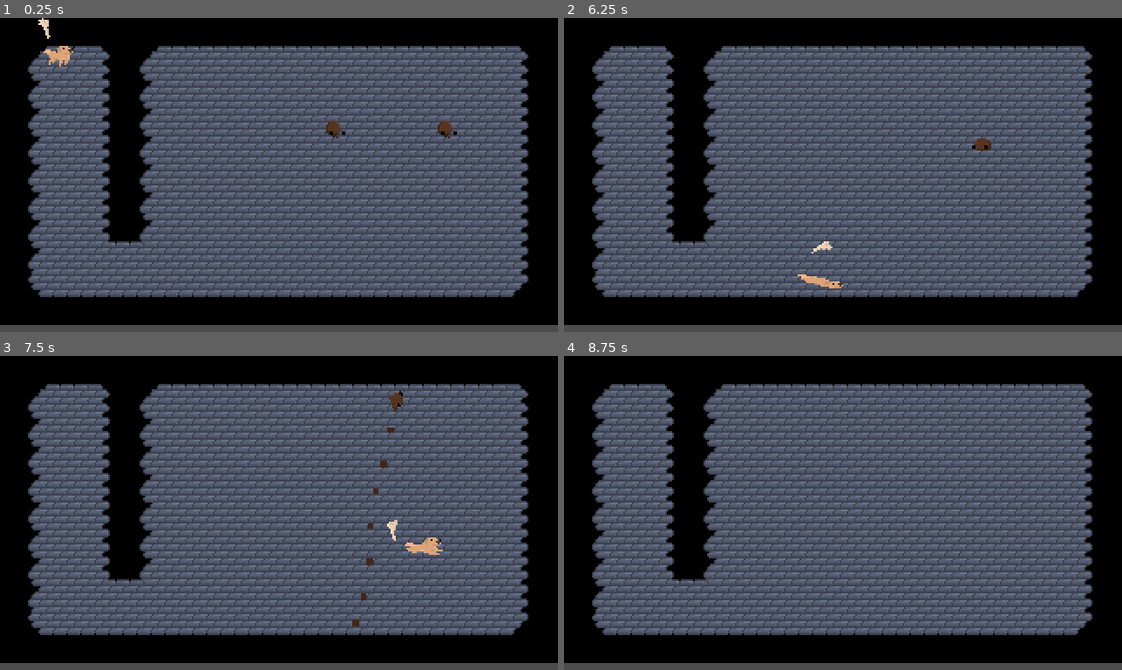
Above: before the commit, frames 1-4 (two rows, left to right).
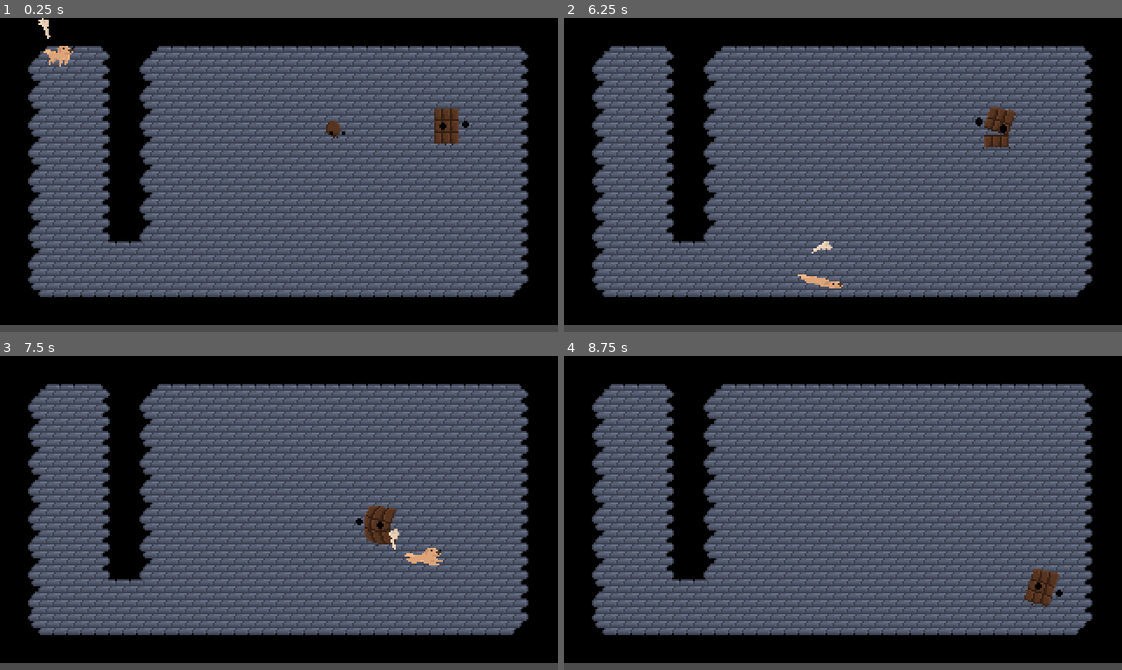
Above: after the commit, the same moments.

Repository: 3k2ng/dog-puff-pensive
Game: Godot game, scene res://scenes/demo_tung.tscn
The game is run twice, just before and just after one commit, with the same random seed, the same clock (stepped at 60 frames per second) and the same inputs. The project has no main scene, so this scene is started directly.
Inputs (mouse positions are in pixels of both pictures, inside the frame that each line leads up to):
- Up to frame 1 (0.25 s): no input
- Up to frame 2 (6.25 s): move the mouse to (965, 159) at 0.52 s; hold D (move_right) 0.53-1.28 s; click (965, 159) at 0.6 s; move the mouse to (731, 190) at 1.27 s; hold S (move_down) 1.28-2.03 s; right-click (731, 190) at 1.35 s; click (731, 190) at 1.55 s; move the mouse to (898, 105) at 2.02 s; hold D (move_right) 2.03-2.78 s; click (898, 105) at 2.1 s; move the mouse to (815, 237) at 2.77 s; hold W (move_up) 2.78-3.53 s; click (815, 237) at 2.85 s; move the mouse to (1010, 222) at 3.52 s; hold A (move_left) 3.53-5.03 s; right-click (1010, 222) at 3.6 s; click (1010, 222) at 3.8 s; move the mouse to (675, 127) at 4.27 s; click (675, 127) at 4.35 s; move the mouse to (870, 175) at 5.02 s; hold S (move_down) 5.03-5.78 s; click (870, 175) at 5.1 s; move the mouse to (759, 96) at 5.77 s; hold D (move_right) from 5.78 s (still down); right-click (759, 96) at 5.85 s; click (759, 96) at 6.05 s
- Up to frame 3 (7.5 s): move the mouse to (401, 497) at 6.52 s; release D (move_right) at 6.53 s; hold W (move_up) 6.53-7.28 s; click (401, 497) at 6.6 s; move the mouse to (167, 528) at 7.27 s; hold D (move_right) from 7.28 s (still down); click (167, 528) at 7.35 s
- Up to frame 4 (8.75 s): move the mouse to (898, 443) at 8.02 s; release D (move_right) at 8.03 s; hold S (move_down) from 8.03 s (still down); right-click (898, 443) at 8.1 s; click (898, 443) at 8.3 s

The runs differ from the first frame. In frame 1, 0.5% of the frame differs, in the area x 77-85%, y 28-41%; in frame 2, 0.6%; in frame 3, 1.2%, in the area x 63-80%, y 11-87%; in frame 4, 0.5%.

Commit message:
add sounds

Diff:
--- a/objects/enemies/choco_bar.tscn
+++ b/objects/enemies/choco_bar.tscn
@@ -320,7 +320,7 @@
 
 [sub_resource type="Animation" id=6]
 resource_name = "melee_attack"
-length = 0.6
+length = 0.8
 tracks/0/type = "value"
 tracks/0/path = NodePath("MeleeBox/Shape:disabled")
 tracks/0/interp = 1
@@ -328,7 +328,7 @@
 tracks/0/imported = false
 tracks/0/enabled = true
 tracks/0/keys = {
-"times": PoolRealArray( 0, 0.35, 0.5 ),
+"times": PoolRealArray( 0, 0.4, 0.6 ),
 "transitions": PoolRealArray( 1, 1, 1 ),
 "update": 1,
 "values": [ true, false, true ]
@@ -340,7 +340,7 @@
 tracks/1/imported = false
 tracks/1/enabled = true
 tracks/1/keys = {
-"times": PoolRealArray( 0, 0.6 ),
+"times": PoolRealArray( 0, 0.7 ),
 "transitions": PoolRealArray( 1, 1 ),
 "update": 1,
 "values": [ "attack", "default" ]
@@ -518,7 +518,7 @@
 use_parent_material = true
 position = Vector2( 0, -3 )
 frames = SubResource( 29 )
-frame = 1
+animation = "attack"
 __meta__ = {
 "_edit_lock_": true
 }
@@ -569,3 +569,5 @@
 anim_player = NodePath("../AnimationPlayer")
 active = true
 parameters/playback = SubResource( 52 )
+
+[node name="Audio" type="AudioStreamPlayer2D" parent="."]
--- a/objects/enemies/puff.tscn
+++ b/objects/enemies/puff.tscn
@@ -472,3 +472,5 @@
 amount = 16
 local_coords = false
 process_material = SubResource( 56 )
+
+[node name="Audio" type="AudioStreamPlayer2D" parent="."]
--- a/objects/explosion.gd
+++ b/objects/explosion.gd
@@ -1,7 +1,11 @@
 extends Area2D
+
+const EXPLOSION_SOUND = preload("res://sfxs/07-puff explode.wav")
 
 func _ready() -> void:
 	self.connect("body_entered", self, "on_body_entered")
+	$Audio.stream = EXPLOSION_SOUND
+	$Audio.play()
 
 func on_body_entered(body: Node) -> void:
 	if body.is_in_group("player"):
@@ -11,4 +15,6 @@
 
 func _process(delta: float) -> void:
 	if $Timer.is_stopped():
+		$Shape.disabled = true
+	if $Shape.disabled and $Audio.playing:
 		queue_free()
--- a/objects/explosion.tscn
+++ b/objects/explosion.tscn
@@ -15,3 +15,5 @@
 wait_time = 0.2
 one_shot = true
 autostart = true
+
+[node name="Audio" type="AudioStreamPlayer" parent="."]
--- a/objects/player.tscn
+++ b/objects/player.tscn
@@ -12,6 +12,7 @@
 [ext_resource path="res://scripts/shaders/flash.gdshader" type="Shader" id=10]
 
 [sub_resource type="ShaderMaterial" id=15]
+resource_local_to_scene = true
 shader = ExtResource( 10 )
 shader_param/flash_color = Color( 1, 1, 1, 1 )
 shader_param/flash_modifier = 0.0
@@ -518,8 +519,8 @@
 }
 
 [sub_resource type="CapsuleShape2D" id=5]
-radius = 8.61703
-height = 16.7652
+radius = 8.0
+height = 16.0
 
 [sub_resource type="Animation" id=10]
 length = 0.001
--- a/scenes/demo_tung.tscn
+++ b/scenes/demo_tung.tscn
@@ -1,8 +1,9 @@
-[gd_scene load_steps=9 format=2]
+[gd_scene load_steps=10 format=2]
 
 [ext_resource path="res://tilesets/tile autotile.tres" type="TileSet" id=1]
 [ext_resource path="res://objects/player.tscn" type="PackedScene" id=2]
 [ext_resource path="res://objects/enemies/puff.tscn" type="PackedScene" id=3]
+[ext_resource path="res://objects/enemies/choco_bar.tscn" type="PackedScene" id=4]
 [ext_resource path="res://scripts/game_field.gd" type="Script" id=6]
 [ext_resource path="res://scripts/shaders/flash.gdshader" type="Shader" id=9]
 
@@ -33,15 +34,15 @@
 tile_set = ExtResource( 1 )
 cell_size = Vector2( 16, 16 )
 format = 1
-tile_data = PoolIntArray( 0, 1, 0, 1, 1, 0, 2, 1, 0, 3, 1, 0 …(240 unchanged characters)… 5542, 0, 1, 65543, 0, 327681, 65544, 0, 327681, 65545, 0, 1, 65546, 0, 1, 65547, 0, 1, 65548, 0, 1, 65549, 0, 327681, 65550, 0, 327681, 65551, 0, 327681, 65552, 0, 1, 65553, 0, 327681, 65554, 0, 2, 65555, 1, 0, 131072, 1,  …(3096 unchanged characters)…
+tile_data = PoolIntArray( 0, 1, 0, 1, 1, 0, 2, 1, 0, 3, 1, 0 …(240 unchanged characters)… 5542, 0, 1, 65543, 0, 327681, 65544, 0, 1, 65545, 0, 1, 65546, 0, 1, 65547, 0, 1, 65548, 0, 1, 65549, 0, 327681, 65550, 0, 1, 65551, 0, 1, 65552, 0, 1, 65553, 0, 1, 65554, 0, 2, 65555, 1, 0, 131072, 1,  …(3096 unchanged characters)…
 
 [node name="Player" parent="Field" groups=["player"] instance=ExtResource( 2 )]
 material = SubResource( 3 )
 
-[node name="Puff" parent="Field" instance=ExtResource( 3 )]
-material = SubResource( 1 )
-position = Vector2( 256, 64 )
-
 [node name="Puff2" parent="Field" instance=ExtResource( 3 )]
 material = SubResource( 2 )
 position = Vector2( 192, 64 )
+
+[node name="ChocoBar" parent="Field" instance=ExtResource( 4 )]
+material = SubResource( 4 )
+position = Vector2( 256, 64 )
--- a/scripts/enemies/basic_enemy.gd
+++ b/scripts/enemies/basic_enemy.gd
@@ -1,6 +1,11 @@
 extends "res://scripts/enemies/enemy.gd"
 
 const SPLASH: PackedScene = preload("res://objects/splash.tscn")
+
+const HURT_SOUND: AudioStreamSample = preload("res://sfxs/01-chocolate hurt.wav")
+const NOTICE_SOUND: AudioStreamSample = preload("res://sfxs/02-chocolate noticing.wav")
+const SHOUTING_SOUND: AudioStreamSample = preload("res://sfxs/03-chocolate shouting.wav")
+const STOMPING_SOUND: AudioStreamSample = preload("res://sfxs/04-chocolate stomping.wav")
 
 enum {
 	IDLE,
@@ -16,6 +21,7 @@
 const CLOSEST_DIST = 16 # closest distance needed to consider arrived at last know player location
 
 const STUN_TIME = 0.1
+const ATTACK_CD = 1
 
 var direction: Vector2
 var last_known_location: Vector2 # location of player last time seen
@@ -23,6 +29,7 @@
 var target: KinematicBody2D
 var state: int
 var stun_timer: float
+var attack_timer: float
 var dead: bool
 
 onready var to_player: RayCast2D = $ToPlayer
@@ -66,12 +73,18 @@
 		else:
 			state = IDLE
 
+	if attack_timer > 0:
+		attack_timer -= delta
+
 	if target:
 		for e in get_tree().get_nodes_in_group("enemy"):
 			to_player.add_exception(e)
 			pass
 		to_player.cast_to = target.position - position
-		if anim_playback.get_current_node() == "melee_attack" or (to_player.cast_to.length() < ATTACK_RANGE and not to_player.is_colliding()):
+		if anim_playback.get_current_node() == "melee_attack" or (attack_timer <= 0 and (to_player.cast_to.length() < ATTACK_RANGE and not to_player.is_colliding())):
+			if attack_timer <= 0:
+				play_sound(STOMPING_SOUND, true)
+				attack_timer = ATTACK_CD
 			state = ATTACK
 		elif to_player.cast_to.length() > DETECTION_RANGE or to_player.is_colliding():
 			if position.distance_to(last_known_location) < CLOSEST_DIST:
@@ -81,6 +94,8 @@
 			# yes player detected
 			last_known_location = target.position
 			anim_playback.travel("notice")
+			if state != CHASE:
+				play_sound(NOTICE_SOUND, false)
 			state = CHASE
 	else:
 		get_player_as_target()
@@ -94,6 +109,7 @@
 			direction = Vector2.ZERO
 		CHASE:
 			anim_playback.travel("chase")
+			play_sound(SHOUTING_SOUND, false)
 			direction = position.direction_to(last_known_location).normalized()
 			$MeleeBox.rotation = Vector2.RIGHT.angle_to(direction)
 
@@ -108,6 +124,7 @@
 
 func hurt(dir: Vector2, damage: int) -> void:
 	$FlashPlayer.play("flash")
+	play_sound(HURT_SOUND, true)
 	state = HIT
 	stun_timer = STUN_TIME
 	velocity = dir.normalized() * 32
--- a/scripts/enemies/enemy.gd
+++ b/scripts/enemies/enemy.gd
@@ -19,3 +19,8 @@
 
 func hurt(dir: Vector2, damage: int) -> void:
 	health -= damage
+
+func play_sound(sfx: AudioStreamSample, override: bool) -> void:
+	if override or not $Audio.playing:
+		$Audio.stream = sfx
+		$Audio.play()
--- a/scripts/enemies/explode_enemy.gd
+++ b/scripts/enemies/explode_enemy.gd
@@ -2,6 +2,11 @@
 
 const SPLASH: PackedScene = preload("res://objects/splash.tscn")
 const EXPLOSION: PackedScene = preload("res://objects/explosion.tscn")
+
+const EXPLODING_SOUND: AudioStreamSample = preload("res://sfxs/08-puff fuse.wav")
+const HURT_SOUND: AudioStreamSample = preload("res://sfxs/09-puff hurt.wav")
+const NOTICE_SOUND: AudioStreamSample = preload("res://sfxs/10-puff noticing.wav")
+const SHOUTING_SOUND: AudioStreamSample = preload("res://sfxs/11-puff shouting.wav")
 
 enum {
 	IDLE,
@@ -53,6 +58,7 @@
 			anim_playback.travel("launch")
 
 	if state == LAUNCH:
+		play_sound(SHOUTING_SOUND, false)
 		return
 
 	if target:
@@ -61,6 +67,7 @@
 			pass
 		to_player.cast_to = target.position - position
 		if to_player.cast_to.length() < ATTACK_RANGE and not to_player.is_colliding():
+			play_sound(EXPLODING_SOUND, false)
 			state = ATTACK
 		elif to_player.cast_to.length() > DETECTION_RANGE or to_player.is_colliding():
 			state = IDLE
@@ -68,6 +75,8 @@
 			# yes player detected
 			last_known_location = target.position
 			anim_playback.travel("notice")
+			if state != CHASE:
+				play_sound(NOTICE_SOUND, false)
 			state = CHASE
 	else:
 		get_player_as_target()
@@ -81,6 +90,7 @@
 			direction = Vector2.ZERO
 		CHASE:
 			anim_playback.travel("chase")
+			play_sound(SHOUTING_SOUND, false)
 			direction = position.direction_to(last_known_location).normalized()
 
 func _physics_process(delta: float) -> void:
@@ -113,6 +123,7 @@
 
 func hurt(dir: Vector2, damage: int) -> void:
 	$FlashPlayer.play("flash")
+	play_sound(HURT_SOUND, true)
 	state = HIT
 	stun_timer = STUN_TIME
 	velocity = Vector2.ZERO
Not shown: 1 places in scenes/demo_tung.tscn that only renumber resources
